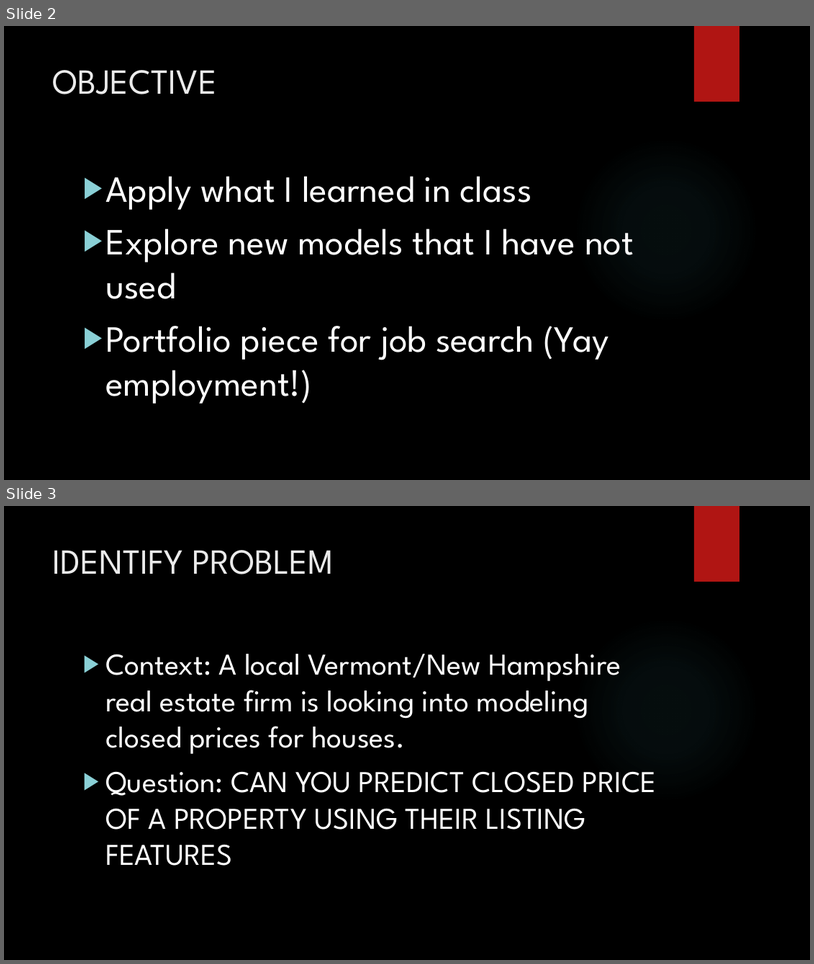
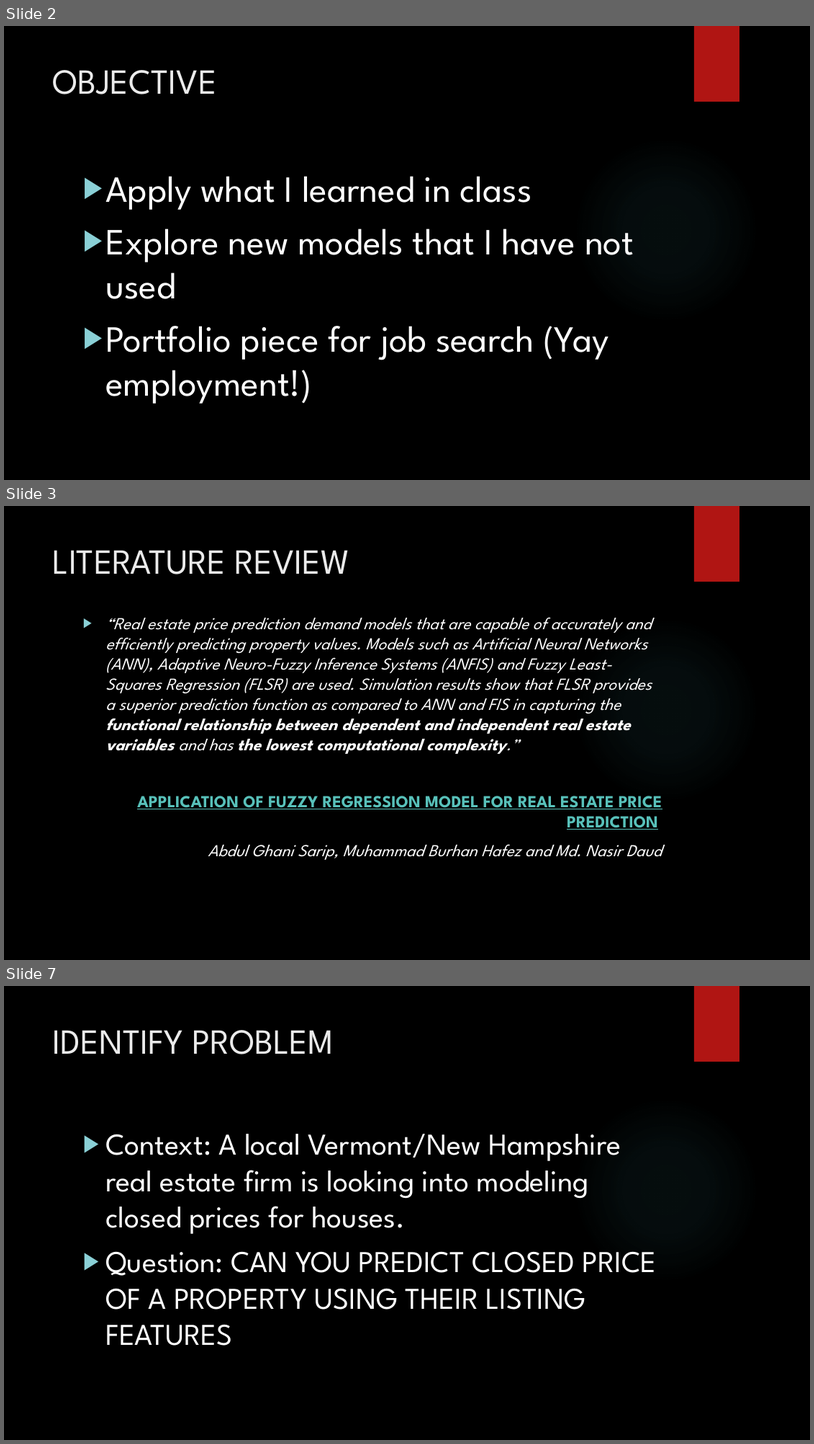
Before and after one commit to minhchan11/GA-Capstone-RealEstate, a slide deck: slides/Presentation.pptx. Shown one above the other, each under a label of ours: slides 2 and 3 before the commit, slides 2, 3 and 7 after it; the slides between them are not shown. The pictures are 814x964 and 814x1444 pixels, drawn with LibreOffice and Linux fonts; fonts in the diff are those of the drawing; background and template pictures are left out. Boxes give left, top, right and bottom in pixels: in the first picture for what was removed or moved away, otherwise in the second. Text is boxed around its words. In the diff, an @@ line names an element or a change of style, - is before the commit and + after.

```diff
--- a/slides/Presentation.pptx
+++ b/slides/Presentation.pptx
@@ slide 3 added at [4,506,810,960], background picture (left out); not listed: 2 template elements that a slide beside it also shows @@
@@ title added at [53,550,350,574], 42 pt, text #EBEBEB @@
+LITERATURE REVIEW
@@ text added at [106,618,663,860], 20 pt, text #FFFFFF, italic @@
+▶ “Real estate price prediction demand models that are capable of accurately and efficiently predicting property values. Models such as Artificial Neural Networks (ANN), Adaptive Neuro-Fuzzy Inference Systems (ANFIS) and Fuzzy Least-Squares Regression (FLSR) are used. Simulation results show that FLSR provides a superior prediction function as compared to ANN and FIS in capturing the functional relationship between dependent and independent real estate variables and has the lowest computational complexity.”
+APPLICATION OF FUZZY REGRESSION MODEL FOR REAL ESTATE PRICE PREDICTION
+Abdul Ghani Sarip, Muhammad Burhan Hafez and Md. Nasir Daud
@@ what was slide 3 is now slide 7 @@
```
Also in this commit, not shown: 5 other slides added, 1 slide removed, 3 other files.
